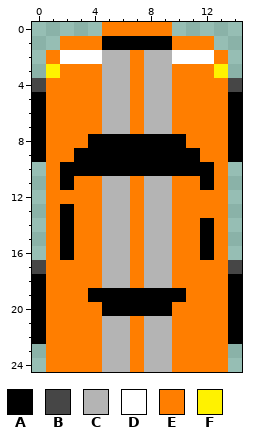
Pixel-art sprite: SnakeEyes/Assets/Environment/Objects/carP4.png. The first picture shows the starting point.
The file is 225x375 pixels, drawn in blocks of 15x15; one block is one cell here. Colours within 5 levels of each other are drawn and written as one.
Palette (. is transparent): A #000000  B #464646  C #b4b4b4  D #ffffff  E #ff7e00  F #fff200
After the commit:
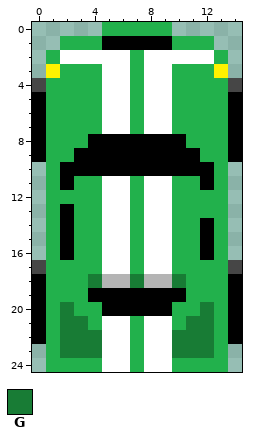
Colours new in this view: G #187c35
Change:
@@ palette @@
-E #ff7e00
+E #22b14c
@@ x 3..11 @@
  1 EEAAAAAEE
- 2 DDCCECCDD
- 3 EECCECCEE
- 4 EECCECCEE
- 5 EECCECCEE
- 6 EECCECCEE
- 7 EECCECCEE
+ 2 DDDDEDDDD
+ 3 EEDDEDDEE
+ 4 EEDDEDDEE
+ 5 EEDDEDDEE
+ 6 EEDDEDDEE
+ 7 EEDDEDDEE
  8 EAAAAAAAE
@@ x 0..14 @@
 10 .EAAAAAAAAAAAE.
-11 .EAEECCECCEEAE.
-12 .EEEECCECCEEEE.
-13 .EAEECCECCEEEE.
-14 .EAEECCECCEEAE.
-15 .EAEECCECCEEAE.
-16 .EAEECCECCEEAE.
-17 BEEEECCECCEEEEB
-18 AEEEECCECCEEEEA
+11 .EAEEDDEDDEEAE.
+12 .EEEEDDEDDEEEE.
+13 .EAEEDDEDDEEEE.
+14 .EAEEDDEDDEEAE.
+15 .EAEEDDEDDEEAE.
+16 .EAEEDDEDDEEAE.
+17 BEEEEDDEDDEEEEB
+18 AEEEGCCGCCGEEEA
 19 AEEEAAAAAAAEEEA
-20 AEEEEAAAAAEEEEA
-21 AEEEECCECCEEEEA
-22 AEEEECCECCEEEEA
-23 .EEEECCECCEEEE.
-24 .EEEECCECCEEEE.
+20 AEGEEAAAAAEEGEA
+21 AEGGEDDEDDEGGEA
+22 AEGGGDDEDDGGGEA
+23 .EGGGDDEDDGGGE.
+24 .EEEEDDEDDEEEE.
Pixel boxes of the changes (left, top, right, bottom) in both pictures:
changed: (46, 22, 228, 372)
